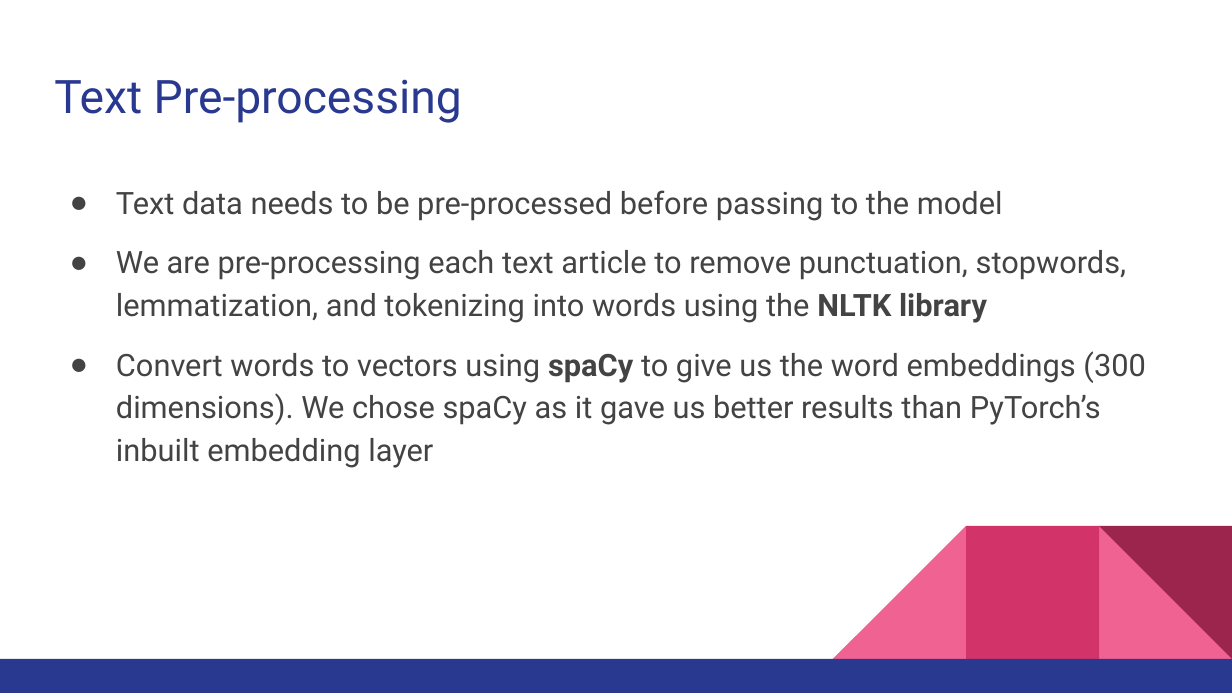
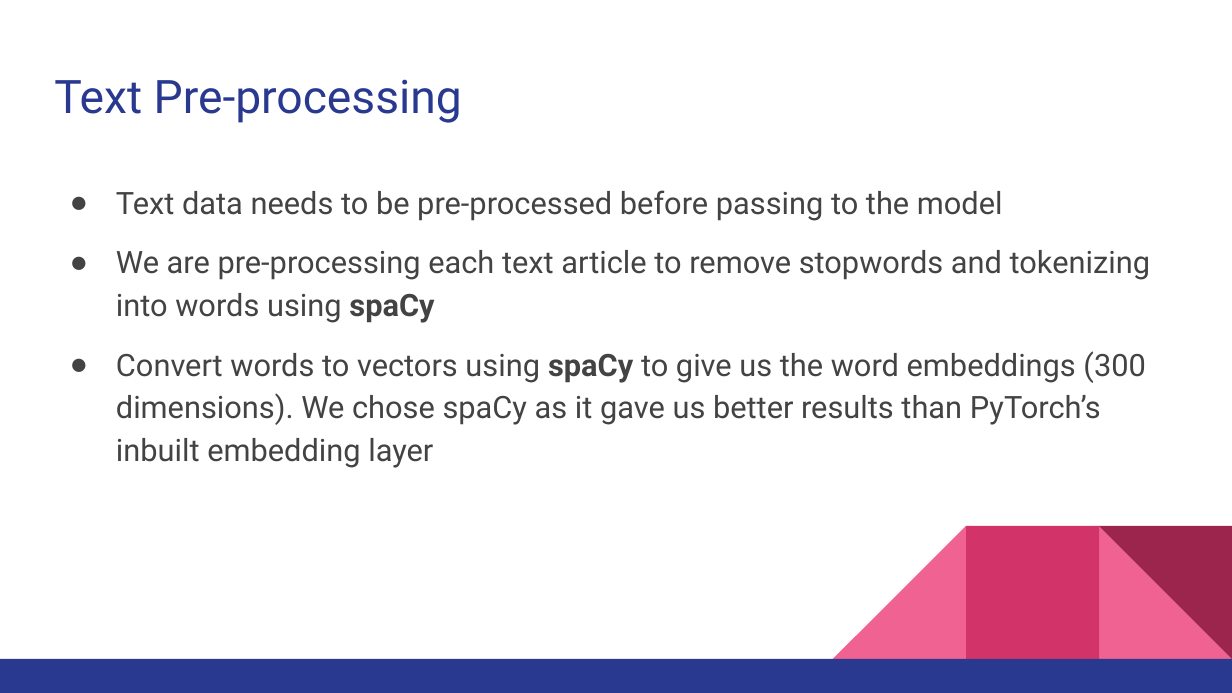
Before and after one commit to advil64/whats-the-tea, a slide deck: slide 12 of deep_learning_clustering/deliverables/What's the Tea Topic Classification of News Articles.pptx. Drawn at 1232x693 pixels with LibreOffice and Linux fonts; fonts in the diff are those of the drawing. Boxes give left, top, right and bottom in pixels: in the first picture for what was removed or moved away, otherwise in the second. Text is boxed around its words. In the diff, an @@ line names an element or a change of style, - is before the commit and + after.

```diff
--- a/deep_learning_clustering/deliverables/What's the Tea Topic Classification of News Articles.pptx
+++ b/deep_learning_clustering/deliverables/What's the Tea Topic Classification of News Articles.pptx
@@ text at bbox=[116, 250, 1150, 323]: text changed @@
-● We are pre-processing each text article to remove punctuation, stopwords, lemmatization, and tokenizing into words using the NLTK library
+● We are pre-processing each text article to remove stopwords and tokenizing into words using spaCy
```
Also in this commit, not shown: 7 other slides changed, 3 other files.
